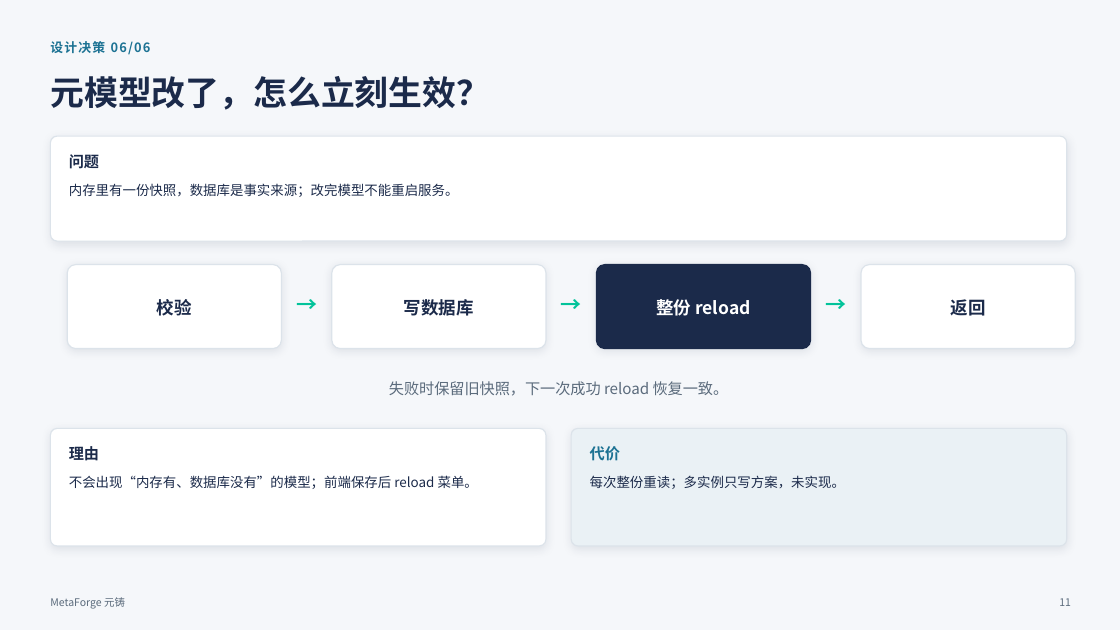
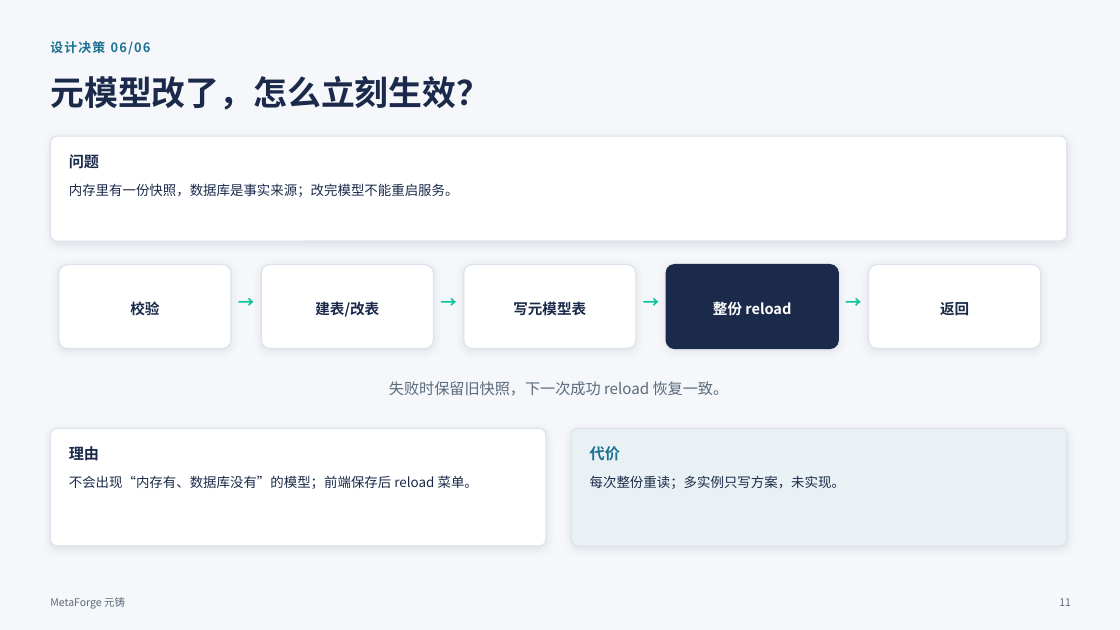
Before and after one commit to liyiming-dev/metaforge, a slide deck: slide 11 of docs/ppt/MetaForge-D8-汇报.pptx. Drawn at 1120x630 pixels with LibreOffice and Linux fonts; fonts in the diff are those of the drawing. Boxes give left, top, right and bottom in pixels: in the first picture for what was removed or moved away, otherwise in the second. Text is boxed around its words. In the diff, an @@ line names an element or a change of style, - is before the commit and + after.

```diff
--- a/docs/ppt/MetaForge-D8-汇报.pptx
+++ b/docs/ppt/MetaForge-D8-汇报.pptx
@@ rounded rectangle: place and size @@
-rounded rectangle at (67,265,281,349)
+rounded rectangle at (59,265,231,349)
@@ rounded rectangle: place and size @@
-rounded rectangle at (332,265,546,349)
+rounded rectangle at (261,265,434,349)
@@ rounded rectangle added at (464,265,636,349), fill #FFFFFF, outline #DCE3EA 1 pt @@
@@ rounded rectangle: place and size @@
-rounded rectangle at (597,265,811,349)
+rounded rectangle at (666,265,839,349)
@@ rounded rectangle: place and size @@
-rounded rectangle at (861,265,1075,349)
+rounded rectangle at (869,265,1041,349)
@@ text "校验": place and size @@
-text "校验" at (157,299,192,316)
+text "校验" at (130,300,159,319)
@@ text "→": place and size @@
-text "→" at (286,290,328,319)
+text "→" at (234,290,258,315)
@@ text removed at (404,299,474,316) @@
-写数据库
@@ text added at (437,290,460,315), 14 pt, text #02C39A, bold @@
+→
@@ size 18 to 14 pt in 3 elements at (842,290,865,315), (234,290,258,315), (639,290,663,315) @@
@@ text "→": place and size @@
-text "→" at (550,290,592,319)
+text "→" at (639,290,663,315)
@@ size 15 to 12.5 pt in 3 elements at (940,302,969,315), (130,300,159,319), (713,302,791,315) @@
@@ text "整份 reload": place and size @@
-text "整份 reload" at (656,299,750,316)
+text "整份 reload" at (713,302,791,315)
@@ text "→": place and size @@
-text "→" at (815,290,857,319)
+text "→" at (842,290,865,315)
@@ text "返回": place and size @@
-text "返回" at (951,299,986,316)
+text "返回" at (940,302,969,315)
@@ text added at (315,301,379,317), 12.5 pt, text #1B2A4A, bold @@
+建表/改表
@@ text added at (513,301,586,316), 12.5 pt, text #1B2A4A, bold @@
+写元模型表
```
Also in this commit, not shown: 3 other slides changed, 1 slide added, 1 slide removed.
